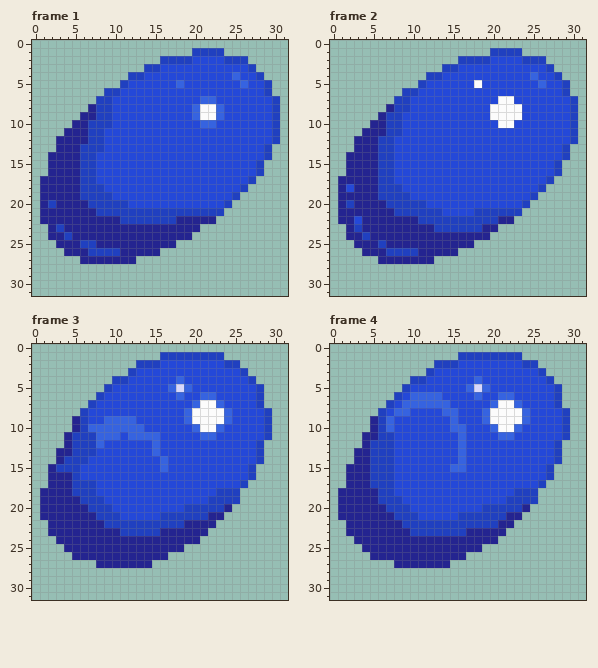
Pixel-art file -- sprites/character_sonic_spindash.ase. That is the earlier state.
32x32 pixels, 12 frames. Shown: frame 1, frame 2, frame 3, frame 4. The commit also changed other frames, which this record leaves out.
New version:
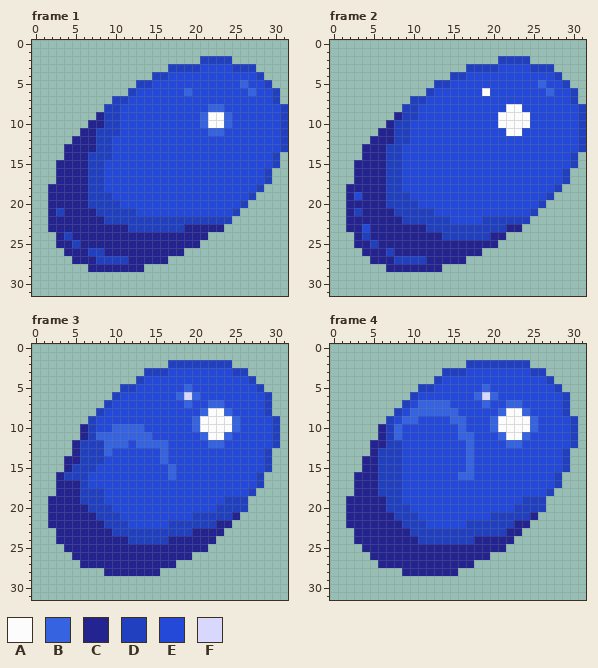
Palette (. is transparent): A #fcfcfc  B #3663e0  C #242490  D #2040c0  E #2448d8  F #d8d8fc
Change:
Changed rows in their new state; - is an unchanged pixel.
Frame 1:
first column x 1:
 1 -------------------....--------
 2 ---------------.....DDD-..-----
 3 -------------...DDDD----DD-----
 4 -----------...DD--------E------
 5 ----------..DD---E-------------
 6 --------...D------B-------B-ED-
 7 -------..DD---------EE---------
 8 ------..-D---------EEB-------ED
 9 -----..C-D---------EB-AB-----ED
10 ----..CC-D-----------AAB-----ED
11 ---..-C-DD-----------BB------ED
12 --..--C-D--------------------ED
13 --.--CC-D-------------------EED
14 -..--C-DD-------------------ED-
15 -.---C-D-------------------EED-
16 -.---C-D-------------------ED--
17 ..---C-D------------------EED--
18 .----C-------------------EED---
19 .----C------------------EED----
20 .C--------E------------EED-----
21 .-D---------EEEEEEEEEEEED------
22 .-------DD-------DDDDDDD-------
23 --C--------DDDDDDD--CCC--------
24 -.-----------------CC----------
25 ----DCC----------CCC-----------
26 --------CC-----CCC-------------
27 ----C--DDDD-CCCC---------------
28 ------CCCCCCC------------------
Frame 2:
first column x 1:
 1 -------------------....--------
 2 ---------------.....DDD-..-----
 3 -------------...DDDD----DD-----
 4 -----------...DD--------E------
 5 ----------..DD---E-------------
 6 --------...D------A-------B-ED-
 7 -------..DD---------EE---------
 8 ------..-D---------EE--------ED
 9 -----..CDD---------E---A-----ED
10 ----..C-D-------------AA-----ED
11 ---..-C-D------------AA------ED
12 --..-CCDD--------------------ED
13 --.--C-D--------------------EED
14 -..--C-D--------------------ED-
15 -.---C-D-------------------EED-
16 -.---C-D-------------------ED--
17 ..---C-D------------------EED--
18 .C---C-------------------EED---
19 .-E--C------------------EED----
20 .C--------E------------EED-----
21 .-D---------E----EEEEEEED------
22 .-C-----DD----EEEE--DDDD-------
23 --CE-------D------DDDCC--------
24 -.-----------DDDDDDCC----------
25 ----DC-----------CCC-----------
26 -------CCC-----CCC-------------
27 ----C--DDDD-CCCC---------------
28 ------CCCCCCC------------------
Frame 3:
first column x 1:
 1 ---------------........-------
 2 ------------....DDDDDDD-.-----
 3 -----------..DDD--------D-----
 4 ---------...D----E------------
 5 --------..DD----EE------------
 6 -------..D--------FBEE-----ED-
 7 ------..D---------BEEB-----ED-
 8 -----..D----------EEB---------
 9 ----..D-EEEE------EB---AB---ED
10 ----.CDEE-------------AAB---ED
11 ---..C----B---E------AAB----ED
12 ---.C--DBBB-BB-B-----BB----EED
13 --..C--DB-----EB-----------ED-
14 --.CC-DD-------------------ED-
15 -..C-DD--------EB---------EED-
16 -.-D-D----------B---------ED--
17 -.--C-E------------------EED--
18 ..--C--D--------------EEEED---
19 .--------------------EE--D----
20 .-----------------EEEE-DDD----
21 .--------------EEEE--DDDC-----
22 -----------EEEEE--DDDDCC------
23 -.-------D-----DDDD--CC-------
24 -----------DDDDD----CC--------
25 ------------------CCC---------
26 ----------------CCC-----------
27 -----CC-------CCC-------------
28 --------CCCCCCC---------------
Frame 4:
first column x 1:
 1 ---------------........-------
 2 ------------....DDDDDDD-.-----
 3 -----------..DDD--------D-----
 4 ---------...D----E------------
 5 --------..DD----EE------------
 6 -------..DEEE-----FBEE-----ED-
 7 ------..DE--------BEEB-----ED-
 8 -----..DEBBBB-----EEB---------
 9 ----..D-BB-----B--EB---AB---ED
10 ----.CDB------E-------AAB---ED
11 ---..C-B--------B----AAB----ED
12 ---.CC-D-------EB----BB----EED
13 --..C--D-------EB----------ED-
14 --.-C--D-------EB----------ED-
15 -..-C--D------EEB---------EED-
16 -.--C--D-------BB---------ED--
17 -.--C--D-----------------EED--
18 ..-----D--------------EEEED---
19 .----C---------------EE--D----
20 .-----------------EEEE-DDD----
21 .--------------EEEE--DDDC-----
22 -----------EEEEE----DDCC------
23 -.--------------DDDDDCC-------
24 ----------DDDDDDD---CC--------
25 ------------------CCC---------
26 ----------------CCC-----------
27 -----CC-------CCC-------------
28 --------CCCCCCC---------------
Where, in picture pixels (left, top, right, bottom), the same in both pictures:
changed: (40, 48, 288, 272)
changed: (338, 48, 586, 272)
changed: (40, 352, 280, 576)
changed: (338, 352, 578, 576)
